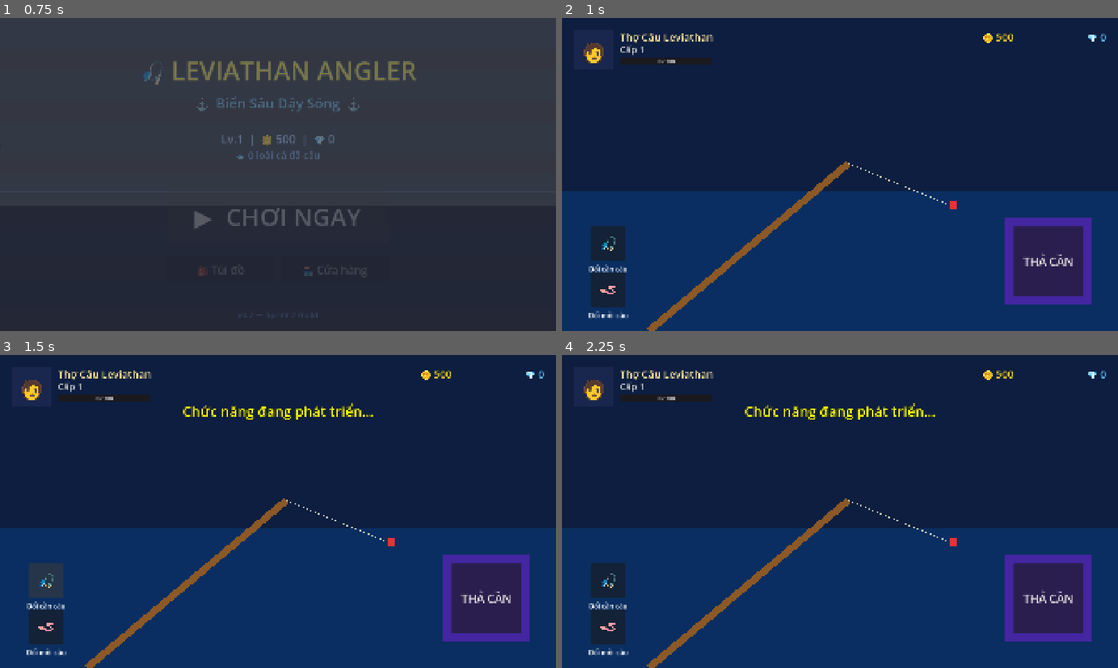
Above: before the commit, frames 1-4 (two rows, left to right).
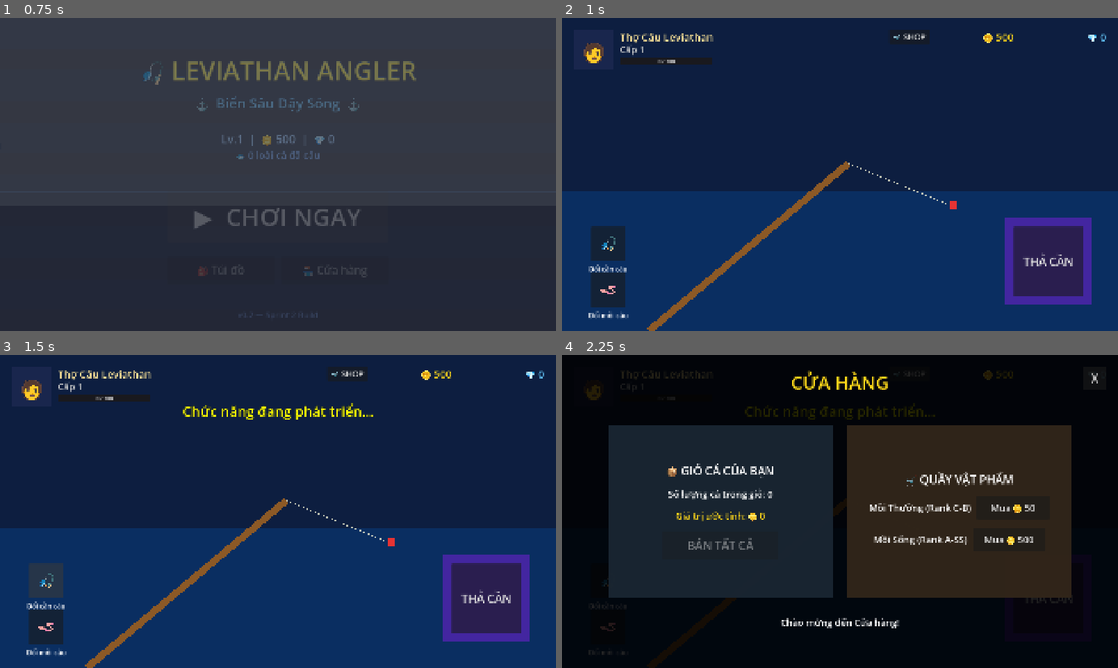
Above: after the commit, the same moments.

Repository: namtv95it/leviathan-angler
Game: Godot game, scene res://scenes/menus/main_menu.tscn
Two runs of this game, one before a commit and one after it. Both use one fixed random seed, a clock stepped at 60 frames per second and the inputs below.
Inputs (mouse positions are in pixels of both pictures, inside the frame that each line leads up to):
- Up to frame 1 (0.75 s): click "▶ CHƠI NGAY" at 0.5 s
- Up to frame 2 (1 s): no input
- Up to frame 3 (1.5 s): click "🎣" at 1.25 s
- Up to frame 4 (2.25 s): click (906, 373) at 2 s, where only the run after the commit has a clickable "🛒 SHOP"

Frame 1 is identical in both runs. In frame 2, less than 0.1% of the frame differs, in the area x 59-66%, y 4-7%; in frame 3, less than 0.1%; in frame 4, 87%, in the area x 0-100%, y 0-100%.

Commit message:
.

Diff:
--- /dev/null
+++ b/scenes/ui/bait_selection_screen.tscn
@@ -0,0 +1,175 @@
+[gd_scene load_steps=2 format=3 uid="uid://bait_select_uid_1"]
+
+[ext_resource type="Script" path="res://scripts/ui/bait_selection_screen.gd" id="1_bait"]
+
+[node name="BaitSelectionScreen" type="CanvasLayer"]
+script = ExtResource("1_bait")
+
+[node name="Root" type="Control" parent="."]
+layout_mode = 3
+anchors_preset = 15
+anchor_right = 1.0
+anchor_bottom = 1.0
+grow_horizontal = 2
+grow_vertical = 2
+
+[node name="Overlay" type="ColorRect" parent="Root"]
+layout_mode = 1
+anchors_preset = 15
+anchor_right = 1.0
+anchor_bottom = 1.0
+grow_horizontal = 2
+grow_vertical = 2
+color = Color(0, 0, 0, 0.75)
+
+[node name="Panel" type="PanelContainer" parent="Root"]
+layout_mode = 1
+anchors_preset = 8
+anchor_left = 0.5
+anchor_top = 0.5
+anchor_right = 0.5
+anchor_bottom = 0.5
+offset_left = -450.0
+offset_top = -300.0
+offset_right = 450.0
+offset_bottom = 300.0
+grow_horizontal = 2
+grow_vertical = 2
+
+[node name="ColorRect" type="ColorRect" parent="Root/Panel"]
+layout_mode = 2
+color = Color(0.15, 0.18, 0.22, 1)
+
+[node name="VBoxContainer" type="VBoxContainer" parent="Root/Panel"]
+layout_mode = 2
+theme_override_constants/separation = 40
+alignment = 1
+
+[node name="Title" type="Label" parent="Root/Panel/VBoxContainer"]
+layout_mode = 2
+theme_override_colors/font_color = Color(1, 0.85, 0.1, 1)
+theme_override_font_sizes/font_size = 40
+text = "🪱 CHỌN MỒI CÂU"
+horizontal_alignment = 1
+
+[node name="BaitFree" type="HBoxContainer" parent="Root/Panel/VBoxContainer"]
+layout_mode = 2
+theme_override_constants/separation = 30
+alignment = 1
+
+[node name="NameLabel" type="Label" parent="Root/Panel/VBoxContainer/BaitFree"]
+custom_minimum_size = Vector2(300, 0)
+layout_mode = 2
+theme_override_font_sizes/font_size = 28
+text = "Mồi Cơ Bản (Rank C)"
+
+[node name="QtyLabel" type="Label" parent="Root/Panel/VBoxContainer/BaitFree"]
+custom_minimum_size = Vector2(180, 0)
+layout_mode = 2
+theme_override_font_sizes/font_size = 28
+text = "Đang có: ∞"
+horizontal_alignment = 1
+
+[node name="BuyBtn" type="Button" parent="Root/Panel/VBoxContainer/BaitFree"]
+custom_minimum_size = Vector2(120, 60)
+layout_mode = 2
+theme_override_font_sizes/font_size = 24
+disabled = true
+text = "Mua"
+
+[node name="EquipBtn" type="Button" parent="Root/Panel/VBoxContainer/BaitFree"]
+custom_minimum_size = Vector2(160, 60)
+layout_mode = 2
+theme_override_colors/font_color = Color(0.3, 1, 0.3, 1)
+theme_override_font_sizes/font_size = 24
+text = "TRANG BỊ"
+
+
+[node name="BaitC" type="HBoxContainer" parent="Root/Panel/VBoxContainer"]
+layout_mode = 2
+theme_override_constants/separation = 30
+alignment = 1
+
+[node name="NameLabel" type="Label" parent="Root/Panel/VBoxContainer/BaitC"]
+custom_minimum_size = Vector2(300, 0)
+layout_mode = 2
+theme_override_font_sizes/font_size = 28
+text = "Mồi Thường (Rank C-B)"
+
+[node name="QtyLabel" type="Label" parent="Root/Panel/VBoxContainer/BaitC"]
+custom_minimum_size = Vector2(180, 0)
+layout_mode = 2
+theme_override_font_sizes/font_size = 28
+text = "Đang có: 0"
+horizontal_alignment = 1
+
+[node name="BuyBtn" type="Button" parent="Root/Panel/VBoxContainer/BaitC"]
+custom_minimum_size = Vector2(120, 60)
+layout_mode = 2
+theme_override_colors/font_color = Color(1, 0.85, 0.1, 1)
+theme_override_font_sizes/font_size = 24
+text = "Mua 50"
+
+[node name="EquipBtn" type="Button" parent="Root/Panel/VBoxContainer/BaitC"]
+custom_minimum_size = Vector2(160, 60)
+layout_mode = 2
+theme_override_colors/font_color = Color(0.3, 1, 0.3, 1)
+theme_override_font_sizes/font_size = 24
+text = "TRANG BỊ"
+
+
+[node name="BaitLive" type="HBoxContainer" parent="Root/Panel/VBoxContainer"]
+layout_mode = 2
+theme_override_constants/separation = 30
+alignment = 1
+
+[node name="NameLabel" type="Label" parent="Root/Panel/VBoxContainer/BaitLive"]
+custom_minimum_size = Vector2(300, 0)
+layout_mode = 2
+theme_override_font_sizes/font_size = 28
+text = "Mồi Sống (Rank A-SS)"
+
+[node name="QtyLabel" type="Label" parent="Root/Panel/VBoxContainer/BaitLive"]
+custom_minimum_size = Vector2(180, 0)
+layout_mode = 2
+theme_override_font_sizes/font_size = 28
+text = "Đang có: 0"
+horizontal_alignment = 1
+
+[node name="BuyBtn" type="Button" parent="Root/Panel/VBoxContainer/BaitLive"]
+custom_minimum_size = Vector2(120, 60)
+layout_mode = 2
+theme_override_colors/font_color = Color(1, 0.85, 0.1, 1)
+theme_override_font_sizes/font_size = 24
+text = "Mua 500"
+
+[node name="EquipBtn" type="Button" parent="Root/Panel/VBoxContainer/BaitLive"]
+custom_minimum_size = Vector2(160, 60)
+layout_mode = 2
+theme_override_colors/font_color = Color(0.3, 1, 0.3, 1)
+theme_override_font_sizes/font_size = 24
+text = "TRANG BỊ"
+
+[node name="CloseBtn" type="Button" parent="Root/Panel"]
+layout_mode = 2
+size_flags_horizontal = 8
+size_flags_vertical = 0
+theme_override_font_sizes/font_size = 32
+text = "  X  "
+
+[node name="StatusLabel" type="Label" parent="Root"]
+layout_mode = 1
+anchors_preset = 7
+anchor_left = 0.5
+anchor_top = 1.0
+anchor_right = 0.5
+anchor_bottom = 1.0
+offset_left = -300.0
+offset_top = -150.0
+offset_right = 300.0
+offset_bottom = -100.0
+grow_horizontal = 2
+grow_vertical = 0
+theme_override_font_sizes/font_size = 32
+text = ""
+horizontal_alignment = 1
--- /dev/null
+++ b/scenes/ui/shop_screen.tscn
@@ -0,0 +1,174 @@
+[gd_scene load_steps=2 format=3 uid="uid://shop_screen_uid_1"]
+
+[ext_resource type="Script" path="res://scripts/ui/shop_screen.gd" id="1_xxx"]
+
+[node name="ShopScreen" type="CanvasLayer"]
+script = ExtResource("1_xxx")
+
+[node name="Root" type="Control" parent="."]
+layout_mode = 3
+anchors_preset = 15
+anchor_right = 1.0
+anchor_bottom = 1.0
+grow_horizontal = 2
+grow_vertical = 2
+
+[node name="Overlay" type="ColorRect" parent="Root"]
+layout_mode = 1
+anchors_preset = 15
+anchor_right = 1.0
+anchor_bottom = 1.0
+grow_horizontal = 2
+grow_vertical = 2
+color = Color(0, 0, 0, 0.85)
+
+[node name="TitleLabel" type="Label" parent="Root"]
+layout_mode = 1
+anchors_preset = 5
+anchor_left = 0.5
+anchor_right = 0.5
+offset_left = -200.0
+offset_top = 50.0
+offset_right = 200.0
+offset_bottom = 120.0
+grow_horizontal = 2
+theme_override_colors/font_color = Color(1, 0.85, 0.1, 1)
+theme_override_font_sizes/font_size = 64
+text = "CỬA HÀNG"
+horizontal_alignment = 1
+
+[node name="HBoxContainer" type="HBoxContainer" parent="Root"]
+layout_mode = 1
+anchors_preset = 8
+anchor_left = 0.5
+anchor_top = 0.5
+anchor_right = 0.5
+anchor_bottom = 0.5
+offset_left = -800.0
+offset_top = -300.0
+offset_right = 800.0
+offset_bottom = 300.0
+grow_horizontal = 2
+grow_vertical = 2
+theme_override_constants/separation = 50
+alignment = 1
+
+[node name="LeftPanel" type="PanelContainer" parent="Root/HBoxContainer"]
+layout_mode = 2
+size_flags_horizontal = 3
+
+[node name="ColorRect" type="ColorRect" parent="Root/HBoxContainer/LeftPanel"]
+layout_mode = 2
+color = Color(0.1, 0.15, 0.2, 0.9)
+
+[node name="VBoxContainer" type="VBoxContainer" parent="Root/HBoxContainer/LeftPanel"]
+layout_mode = 2
+theme_override_constants/separation = 30
+alignment = 1
+
+[node name="Title" type="Label" parent="Root/HBoxContainer/LeftPanel/VBoxContainer"]
+layout_mode = 2
+theme_override_font_sizes/font_size = 40
+text = "📦 GIỎ CÁ CỦA BẠN"
+horizontal_alignment = 1
+
+[node name="FishCountLabel" type="Label" parent="Root/HBoxContainer/LeftPanel/VBoxContainer"]
+layout_mode = 2
+theme_override_font_sizes/font_size = 32
+text = "Số lượng cá trong giỏ: 0"
+horizontal_alignment = 1
+
+[node name="EstimatedGoldLabel" type="Label" parent="Root/HBoxContainer/LeftPanel/VBoxContainer"]
+layout_mode = 2
+theme_override_colors/font_color = Color(1, 0.85, 0.1, 1)
+theme_override_font_sizes/font_size = 32
+text = "Giá trị ước tính: 🪙 0"
+horizontal_alignment = 1
+
+[node name="SellAllBtn" type="Button" parent="Root/HBoxContainer/LeftPanel/VBoxContainer"]
+custom_minimum_size = Vector2(400, 100)
+layout_mode = 2
+size_flags_horizontal = 4
+theme_override_font_sizes/font_size = 40
+text = "BÁN TẤT CẢ"
+
+[node name="RightPanel" type="PanelContainer" parent="Root/HBoxContainer"]
+layout_mode = 2
+size_flags_horizontal = 3
+
+[node name="ColorRect" type="ColorRect" parent="Root/HBoxContainer/RightPanel"]
+layout_mode = 2
+color = Color(0.2, 0.15, 0.1, 0.9)
+
+[node name="VBoxContainer" type="VBoxContainer" parent="Root/HBoxContainer/RightPanel"]
+layout_mode = 2
+theme_override_constants/separation = 30
+alignment = 1
+
+[node name="Title" type="Label" parent="Root/HBoxContainer/RightPanel/VBoxContainer"]
+layout_mode = 2
+theme_override_font_sizes/font_size = 40
+text = "🛒 QUẦY VẬT PHẨM"
+horizontal_alignment = 1
+
+[node name="BaitCContainer" type="HBoxContainer" parent="Root/HBoxContainer/RightPanel/VBoxContainer"]
+layout_mode = 2
+theme_override_constants/separation = 20
+alignment = 1
+
+[node name="Desc" type="Label" parent="Root/HBoxContainer/RightPanel/VBoxContainer/BaitCContainer"]
+layout_mode = 2
+theme_override_font_sizes/font_size = 32
+text = "Mồi Thường (Rank C-B)"
+
+[node name="BuyBaitCBtn" type="Button" parent="Root/HBoxContainer/RightPanel/VBoxContainer/BaitCContainer"]
+custom_minimum_size = Vector2(250, 80)
+layout_mode = 2
+theme_override_font_sizes/font_size = 32
+text = "Mua 🪙 50"
+
+[node name="BaitLiveContainer" type="HBoxContainer" parent="Root/HBoxContainer/RightPanel/VBoxContainer"]
+layout_mode = 2
+theme_override_constants/separation = 20
+alignment = 1
+
+[node name="Desc" type="Label" parent="Root/HBoxContainer/RightPanel/VBoxContainer/BaitLiveContainer"]
+layout_mode = 2
+theme_override_font_sizes/font_size = 32
+text = "Mồi Sống (Rank A-SS)"
+
+[node name="BuyBaitLiveBtn" type="Button" parent="Root/HBoxContainer/RightPanel/VBoxContainer/BaitLiveContainer"]
+custom_minimum_size = Vector2(250, 80)
+layout_mode = 2
+theme_override_font_sizes/font_size = 32
+text = "Mua 🪙 500"
+
+[node name="StatusLabel" type="Label" parent="Root"]
+layout_mode = 1
+anchors_preset = 7
+anchor_left = 0.5
+anchor_top = 1.0
+anchor_right = 0.5
+anchor_bottom = 1.0
+offset_left = -300.0
+offset_top = -180.0
+offset_right = 300.0
+offset_bottom = -130.0
+grow_horizontal = 2
+grow_vertical = 0
+theme_override_font_sizes/font_size = 32
+text = "Status message"
+horizontal_alignment = 1
+
+[node name="CloseBtn" type="Button" parent="Root"]
+layout_mode = 1
+anchors_preset = 1
+anchor_left = 1.0
+anchor_right = 1.0
+offset_left = -120.0
+offset_top = 40.0
+offset_right = -40.0
+offset_bottom = 120.0
+grow_horizontal = 0
+theme_override_font_sizes/font_size = 40
+text = "X"
--- a/scripts/gameplay/fishing_controller.gd
+++ b/scripts/gameplay/fishing_controller.gd
@@ -58,7 +58,8 @@
 @onready var ui_layer      := $UI
 
 const FishShadowScene = preload("res://scenes/gameplay/fish_shadow.tscn")
-
+const ShopScreenScene = preload("res://scenes/ui/shop_screen.tscn")
+const BaitSelectionScreenScene = preload("res://scenes/ui/bait_selection_screen.tscn")
 
 func _ready() -> void:
 	## Ẩn UI cũ (để đề phòng chưa xóa)
@@ -72,8 +73,9 @@
 	add_child(_hud)
 
 	_hud.action_pressed.connect(_on_hud_action_pressed)
-	_hud.change_bait_pressed.connect(_on_hud_change_bait)
+	_hud.open_bait_selection.connect(_on_hud_open_bait_selection)
 	_hud.change_rod_pressed.connect(_on_hud_change_rod)
+	_hud.open_shop.connect(_on_hud_open_shop)
 
 	_set_state(Phase1State.IDLE)
 	print("[FishingController] Sẵn sàng.")
@@ -110,19 +112,22 @@
 			_mash_btn.trigger_action()
 
 
-func _on_hud_change_bait() -> void:
+func _on_hud_open_bait_selection() -> void:
 	if _state != Phase1State.IDLE:
 		_hud.show_status("Không thể đổi mồi lúc này!", 2.0, Color.RED)
 		return
 
-	# Giả lập chức năng đổi mồi xoay vòng
-	var current_id = _selected_bait.get("id", "bait_free")
-	if current_id == "bait_free":
+	var bait_screen = BaitSelectionScreenScene.instantiate()
+	bait_screen.bait_chosen.connect(_on_bait_chosen)
+	add_child(bait_screen)
+
+func _on_bait_chosen(bait_id: String) -> void:
+	if bait_id == "bait_free":
+		_select_bait_free()
+	elif bait_id == "bait_lure_c":
 		_select_bait_c()
-	elif current_id == "bait_lure_c":
+	elif bait_id == "bait_live":
 		_select_bait_live()
-	else:
-		_select_bait_free()
 
 
 func _on_hud_change_rod() -> void:
@@ -130,6 +135,14 @@
 		_hud.show_status("Không thể đổi cần lúc này!", 2.0, Color.RED)
 		return
 	_hud.show_status("Chức năng đang phát triển...", 2.0, Color.YELLOW)
+
+
+func _on_hud_open_shop() -> void:
+	if _state != Phase1State.IDLE:
+		_hud.show_status("Đang bận câu cá!", 2.0, Color.RED)
+		return
+	var shop = ShopScreenScene.instantiate()
+	add_child(shop)
 
 
 # =============================================
--- a/scripts/systems/player_inventory.gd
+++ b/scripts/systems/player_inventory.gd
@@ -55,6 +55,7 @@
 		"rank":       "C",
 		"icon":       "🐟",
 		"weight":     weight,
+		"gold_value": 10,
 		"timestamp":  Time.get_unix_time_from_system(),
 	}
 
@@ -63,11 +64,13 @@
 		entry["fish_name"] = fish_data.display_name
 		entry["rank"]      = fish_data.rank
 		entry["icon"]      = fish_data.display_icon
+		entry["gold_value"] = fish_data.gold_value
 	elif fish_data is Dictionary:
 		entry["fish_id"]   = str(fish_data.get("id",   "unknown"))
 		entry["fish_name"] = str(fish_data.get("name", fish_data.get("display_name", "Cá")))
 		entry["rank"]      = str(fish_data.get("rank", "C"))
 		entry["icon"]      = str(fish_data.get("display_icon", "🐟"))
+		entry["gold_value"] = int(fish_data.get("gold_value", 10))
 
 	fish_inventory.append(entry)
 	EventBus.inventory_updated.emit()
@@ -85,6 +88,19 @@
 			if best.is_empty() or entry.get("weight", 0.0) > best.get("weight", 0.0):
 				best = entry
 	return best
+
+
+func sell_all_fish() -> int:
+	var total_gold: int = 0
+	for fish in fish_inventory:
+		total_gold += fish.get("gold_value", 10)
+
+	if total_gold > 0:
+		GameManager.add_currency("gold", total_gold)
+		fish_inventory.clear()
+		EventBus.inventory_updated.emit()
+
+	return total_gold
 
 
 # =============================================
--- /dev/null
+++ b/scripts/ui/bait_selection_screen.gd
@@ -0,0 +1,96 @@
+## scripts/ui/bait_selection_screen.gd
+##
+## Cửa sổ Chọn Mồi Câu
+## Quản lý việc hiển thị, mua và trang bị mồi câu.
+
+extends CanvasLayer
+
+signal bait_chosen(bait_id: String)
+signal popup_closed()
+
+@onready var close_btn: Button = $Root/Panel/CloseBtn
+
+# Các nút Trang Bị
+@onready var equip_free_btn: Button = $Root/Panel/VBoxContainer/BaitFree/EquipBtn
+@onready var equip_c_btn: Button = $Root/Panel/VBoxContainer/BaitC/EquipBtn
+@onready var equip_live_btn: Button = $Root/Panel/VBoxContainer/BaitLive/EquipBtn
+
+# Các nút Mua
+@onready var buy_c_btn: Button = $Root/Panel/VBoxContainer/BaitC/BuyBtn
+@onready var buy_live_btn: Button = $Root/Panel/VBoxContainer/BaitLive/BuyBtn
+
+# Các nhãn Số lượng
+@onready var qty_c_label: Label = $Root/Panel/VBoxContainer/BaitC/QtyLabel
+@onready var qty_live_label: Label = $Root/Panel/VBoxContainer/BaitLive/QtyLabel
+
+@onready var status_label: Label = $Root/StatusLabel
+
+const PRICE_BAIT_C: int = 50
+const PRICE_BAIT_LIVE: int = 500
+
+
+func _ready() -> void:
+	layer = 60 # Nằm trên HUD và Shop (nếu có)
+
+	close_btn.pressed.connect(_on_close_pressed)
+
+	equip_free_btn.pressed.connect(func(): _on_equip_pressed("bait_free"))
+	equip_c_btn.pressed.connect(func(): _on_equip_pressed("bait_lure_c"))
+	equip_live_btn.pressed.connect(func(): _on_equip_pressed("bait_live"))
+
+	buy_c_btn.pressed.connect(func(): _on_buy_pressed("bait_lure_c", PRICE_BAIT_C))
+	buy_live_btn.pressed.connect(func(): _on_buy_pressed("bait_live", PRICE_BAIT_LIVE))
+
+	EventBus.inventory_updated.connect(_refresh_ui)
+	EventBus.currency_changed.connect(func(_a, _b): _refresh_ui())
+
+	_refresh_ui()
+
+
+func _refresh_ui() -> void:
+	# Cập nhật số lượng
+	var qty_c = PlayerInventory.get_bait_count("bait_lure_c")
+	var qty_live = PlayerInventory.get_bait_count("bait_live")
+
+	qty_c_label.text = "Đang có: %d" % qty_c
+	qty_live_label.text = "Đang có: %d" % qty_live
+
+	# Nút trang bị (vô hiệu hoá nếu hết mồi)
+	equip_c_btn.disabled = (qty_c <= 0)
+	equip_live_btn.disabled = (qty_live <= 0)
+
+	# Nút mua (vô hiệu hoá nếu không đủ tiền)
+	var gold = GameManager.get_currency("gold")
+	buy_c_btn.disabled = (gold < PRICE_BAIT_C)
+	buy_live_btn.disabled = (gold < PRICE_BAIT_LIVE)
+
+
+func _on_buy_pressed(bait_id: String, price: int) -> void:
+	if GameManager.get_currency("gold") >= price:
+		GameManager.add_currency("gold", -price)
+		PlayerInventory.add_bait(bait_id, 1)
+		AudioManager.play_sfx("ui_click")
+		_show_status("Đã mua thành công!", Color.GREEN)
+	else:
+		_show_status("Không đủ Vàng!", Color.RED)
+
+
+func _on_equip_pressed(bait_id: String) -> void:
+	AudioManager.play_sfx("ui_click")
+	bait_chosen.emit(bait_id)
+	queue_free()
+
+
+func _on_close_pressed() -> void:
+	AudioManager.play_sfx("ui_click")
+	popup_closed.emit()
+	queue_free()
+
+
+func _show_status(msg: String, color: Color) -> void:
+	status_label.text = msg
+	status_label.add_theme_color_override("font_color", color)
+	status_label.modulate.a = 1.0
+	var tw = create_tween()
+	tw.tween_interval(1.5)
+	tw.tween_property(status_label, "modulate:a", 0.0, 0.5)
--- a/scripts/ui/hud.gd
+++ b/scripts/ui/hud.gd
@@ -14,6 +14,8 @@
 signal action_pressed()
 signal change_rod_pressed()
 signal change_bait_pressed()
+signal open_bait_selection()
+signal open_shop()
 
 const SCREEN_W := 1920.0
 const SCREEN_H := 1080.0
@@ -28,6 +30,7 @@
 # --- Top Right (Currency) ---
 var _gold_label:   Label
 var _gem_label:    Label
+var _btn_shop:     Button
 
 # --- Bottom Left (Equip) ---
 var _btn_rod:  Button
@@ -145,6 +148,14 @@
 	_gem_label.add_theme_color_override("font_color", Color(0.4, 0.8, 1.0))
 	top_right.add_child(_gem_label)
 
+	_btn_shop = Button.new()
+	_btn_shop.position = Vector2(-750, 0)
+	_btn_shop.size = Vector2(140, 50)
+	_btn_shop.text = "🛒 SHOP"
+	_btn_shop.add_theme_font_size_override("font_size", 28)
+	_btn_shop.pressed.connect(func(): open_shop.emit())
+	top_right.add_child(_btn_shop)
+
 
 	# Đường viền dưới top bar
 	var border := ColorRect.new()
@@ -197,7 +208,7 @@
 	_btn_bait.pivot_offset = Vector2(60, 60)
 	_btn_bait.text = "🪱"
 	_btn_bait.add_theme_font_size_override("font_size", 60)
-	_btn_bait.pressed.connect(func(): change_bait_pressed.emit())
+	_btn_bait.pressed.connect(func(): open_bait_selection.emit())
 	bot_left.add_child(_btn_bait)
 
 	_bait_label = Label.new()
--- /dev/null
+++ b/scripts/ui/shop_screen.gd
@@ -0,0 +1,98 @@
+## scripts/ui/shop_screen.gd
+##
+## Màn hình Cửa hàng & Bán cá
+## - Bên trái: Danh sách/Số lượng cá, nút "Bán Tất Cả"
+## - Bên phải: Quầy bán Mồi (Mồi Thường, Mồi Sống)
+
+extends CanvasLayer
+
+signal shop_closed()
+
+@onready var fish_count_label: Label = $Root/HBoxContainer/LeftPanel/VBoxContainer/FishCountLabel
+@onready var estimated_gold_label: Label = $Root/HBoxContainer/LeftPanel/VBoxContainer/EstimatedGoldLabel
+@onready var sell_all_btn: Button = $Root/HBoxContainer/LeftPanel/VBoxContainer/SellAllBtn
+
+@onready var buy_bait_c_btn: Button = $Root/HBoxContainer/RightPanel/VBoxContainer/BaitCContainer/BuyBaitCBtn
+@onready var buy_bait_live_btn: Button = $Root/HBoxContainer/RightPanel/VBoxContainer/BaitLiveContainer/BuyBaitLiveBtn
+
+@onready var status_label: Label = $Root/StatusLabel
+@onready var close_btn: Button = $Root/CloseBtn
+
+const PRICE_BAIT_C: int = 50
+const PRICE_BAIT_LIVE: int = 500
+
+
+func _ready() -> void:
+	layer = 50 # Trên HUD
+	_refresh_inventory()
+
+	sell_all_btn.pressed.connect(_on_sell_all_pressed)
+	buy_bait_c_btn.pressed.connect(_on_buy_bait_c_pressed)
+	buy_bait_live_btn.pressed.connect(_on_buy_bait_live_pressed)
+	close_btn.pressed.connect(_on_close_pressed)
+
+	EventBus.inventory_updated.connect(_refresh_inventory)
+	EventBus.currency_changed.connect(_on_currency_changed)
+
+	_show_status("Chào mừng đến Cửa hàng!", Color.WHITE)
+
+
+func _refresh_inventory() -> void:
+	var fish_list = PlayerInventory.fish_inventory
+	var total_gold: int = 0
+	for f in fish_list:
+		total_gold += f.get("gold_value", 10)
+
+	fish_count_label.text = "Số lượng cá trong giỏ: %d" % fish_list.size()
+	estimated_gold_label.text = "Giá trị ước tính: 🪙 %d" % total_gold
+
+	sell_all_btn.disabled = (fish_list.size() == 0)
+
+
+func _on_currency_changed(type: String, amount: int) -> void:
+	# Bổ sung logic vô hiệu hoá nút mua nếu không đủ tiền nếu cần
+	pass
+
+
+func _on_sell_all_pressed() -> void:
+	var earned = PlayerInventory.sell_all_fish()
+	if earned > 0:
+		AudioManager.play_sfx("ui_click")
+		_show_status("Đã bán tất cả cá, thu về 🪙 %d!" % earned, Color(1.0, 0.85, 0.1))
+	else:
+		_show_status("Giỏ cá trống không!", Color.RED)
+
+
+func _on_buy_bait_c_pressed() -> void:
+	if GameManager.get_currency("gold") >= PRICE_BAIT_C:
+		GameManager.add_currency("gold", -PRICE_BAIT_C)
+		PlayerInventory.add_bait("bait_lure_c", 1)
+		AudioManager.play_sfx("ui_click")
+		_show_status("Đã mua 1x Mồi Thường!", Color.GREEN)
+	else:
+		_show_status("Không đủ Vàng!", Color.RED)
+
+
+func _on_buy_bait_live_pressed() -> void:
+	if GameManager.get_currency("gold") >= PRICE_BAIT_LIVE:
+		GameManager.add_currency("gold", -PRICE_BAIT_LIVE)
+		PlayerInventory.add_bait("bait_live", 1)
+		AudioManager.play_sfx("ui_click")
+		_show_status("Đã mua 1x Mồi Sống!", Color.GREEN)
+	else:
+		_show_status("Không đủ Vàng!", Color.RED)
+
+
+func _show_status(msg: String, color: Color) -> void:
+	status_label.text = msg
+	status_label.add_theme_color_override("font_color", color)
+	status_label.modulate.a = 1.0
+	var tw = create_tween()
+	tw.tween_interval(2.0)
+	tw.tween_property(status_label, "modulate:a", 0.0, 0.5)
+
+
+func _on_close_pressed() -> void:
+	AudioManager.play_sfx("ui_click")
+	shop_closed.emit()
+	queue_free()
Not shown, added: scripts/ui/bait_selection_screen.gd.uid
Not shown, added: scripts/ui/shop_screen.gd.uid
